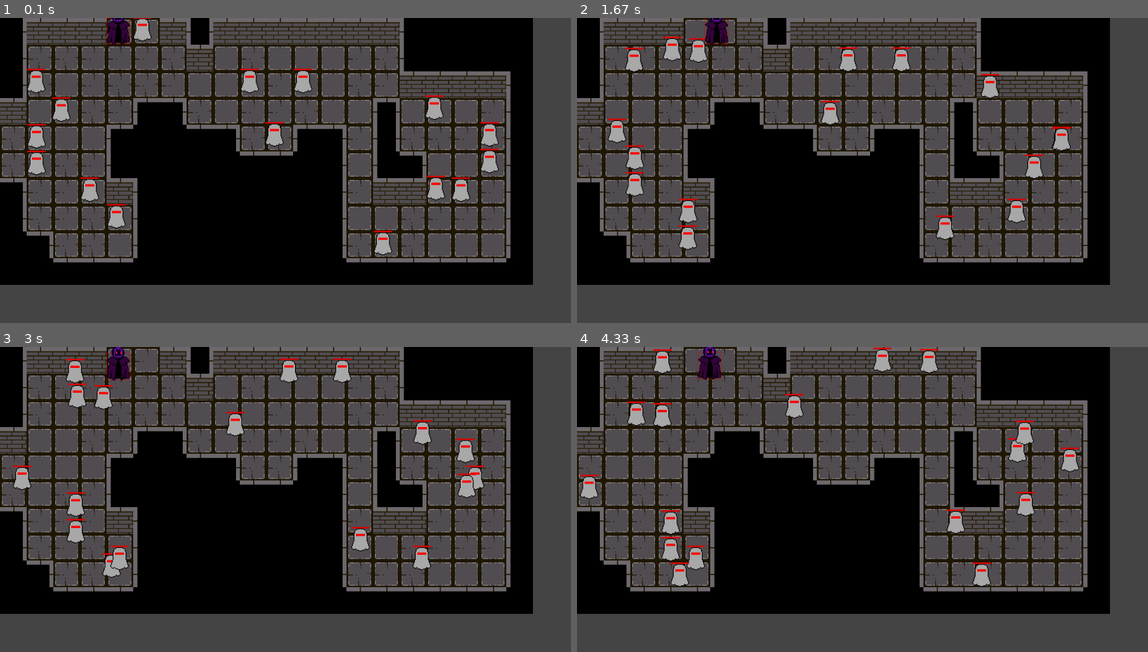
Above: before the commit, frames 1-4 (two rows, left to right).
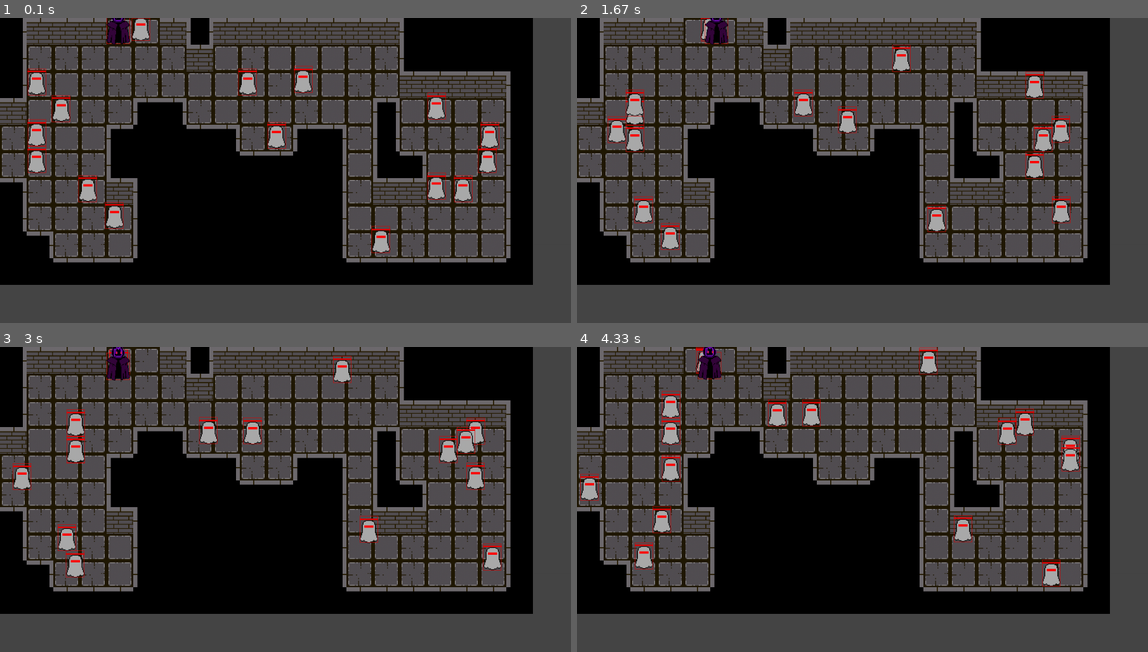
Above: after the commit, the same moments.

Repository: philogamer/pygame1
Game: pygame game, started from code.py
The game is run twice, just before and just after one commit, with the same random seed, the same clock (stepped at 60 frames per second) and the same inputs.
Inputs:
- Up to frame 1 (0.1 s): no input
- Up to frame 2 (1.67 s): hold D 0.33-0.8 s; hold W 0.83-1.13 s; hold D 1.17-1.63 s
- Up to frame 3 (3 s): hold A 1.67-2.2 s; hold S 2.23-2.53 s; hold A 2.57-2.97 s
- Up to frame 4 (4.33 s): hold W 3-3.37 s; hold D 3.4-4.03 s; hold S from 4.07 s (still down)

The runs differ from the first frame. In frame 1, 2.2% of the frame differs, in the area x 4-88%, y 0-78%; in frame 2, 5.2%; in frame 3, 5.0%; in frame 4, 5.3%, in the area x 0-89%, y 0-79%.

Commit message:
creep chase
make the function for the creep able to chase the player

Diff:
--- a/code.py
+++ b/code.py
@@ -122,6 +122,8 @@
         self.direction='right'
         self.speed=50
         self.touchwall=True
+        self.touchwallx=False
+        self.touchwally=False
         self.type=type
         self.randomx=0
         self.randomy=0
@@ -131,6 +133,8 @@
             self.w=24*2
             self.hp=100
             self.maxhp=100
+            self.range=100
+            self.view=200
 
         self.img=pygame.image.load(self.img).convert_alpha()
         self.img=pygame.transform.scale(self.img,(self.w,self.h))
@@ -539,31 +543,66 @@
         for i in creepsquare:
             creeps.append(Creep(i,'normal'))
     for creep in creeps:
-        creep.targetx=creep.x
-        creep.targety=creep.y
-        if creep.touchwall:
-            creep.randomx=random.choice([-1,1])
-            creep.randomy=random.choice([-1,1])
-            creep.touchwall=False
-        if creep.randomx!=0:
+        if math.hypot(player.x-creep.x,player.y-creep.y)>creep.view:
+            creep.targetx=creep.x
+            creep.targety=creep.y
+            if creep.touchwall:
+                creep.randomx=random.choice([-1,1])
+                creep.randomy=random.choice([-1,1])
+                creep.touchwall=False
+            if creep.randomx!=0:
+                creep.targetx=creep.x+creep.randomx
+                creep.checkwall()
+                for i in obstacle:
+                    if i.rect.colliderect(creep.wallrect):
+                        creep.targetx=creep.x
+                        creep.touchwall=True
+                        creep.checkwall()
+            if creep.randomy!=0:
+                creep.targety=creep.y+creep.randomy
+                creep.checkwall()
+                for i in obstacle:
+                    if i.rect.colliderect(creep.wallrect):
+                        creep.targety=creep.y
+                        creep.touchwall=True
+                        creep.checkwall()
+            if creep.x<=0 or creep.x>=(1400-creep.w) or creep.y<=0 or creep.y>=700-creep.h:
+                creep.touchwall=True
+        else:
+            if creep.touchwallx:
+                creep.randomx=random.choice([-1,1])
+                creep.touchwallx=False
+            else:
+                if player.x-creep.x>0:
+                    creep.randomx=1
+                elif player.x-creep.x<0:
+                    creep.randomx=-1
+            if creep.touchwally:
+                creep.randomy=random.choice([-1,1])
+                creep.touchwally=False
+            else:
+                if player.y-creep.y>0:
+                    creep.randomy=1
+                elif player.y-creep.y<0:
+                    creep.randomy=-1
             creep.targetx=creep.x+creep.randomx
             creep.checkwall()
             for i in obstacle:
                 if i.rect.colliderect(creep.wallrect):
                     creep.targetx=creep.x
-                    creep.touchwall=True
+                    creep.touchwallx=True
                     creep.checkwall()
-
-        if creep.randomy!=0:
             creep.targety=creep.y+creep.randomy
             creep.checkwall()
             for i in obstacle:
                 if i.rect.colliderect(creep.wallrect):
                     creep.targety=creep.y
-                    creep.touchwall=True
+                    creep.touchwally=True
                     creep.checkwall()
-        if creep.x<=0 or creep.x>=(1400-creep.w) or creep.y<=0 or creep.y>=700-creep.h:
-            creep.touchwall=True
+            if creep.x<=0 or creep.x>=(1400-creep.w):
+                creep.touchwallx=True
+            if creep.y<=0 or creep.y>=700-creep.h:
+                creep.touchwally=True
 
 
         creep.move(dt)
@@ -593,6 +632,7 @@
         i.draw(screen)
     for i in creeps:
         i.draw(screen)
+        pygame.draw.rect(screen,(225,0,0),i.wallrect,1)
     pygame.draw.rect(screen,(225,0,0),player.wallrect,1)
     player.draw(screen)
 
